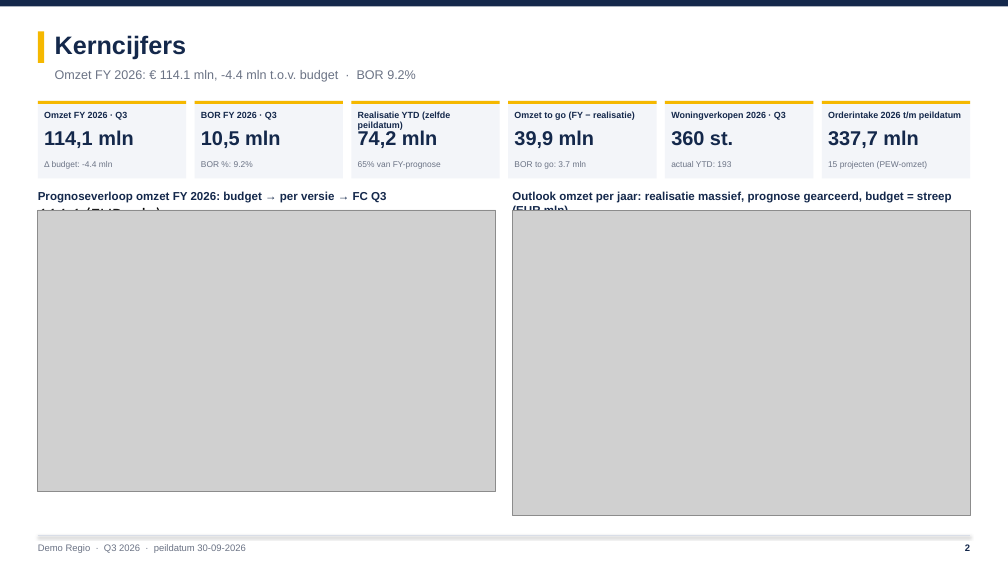
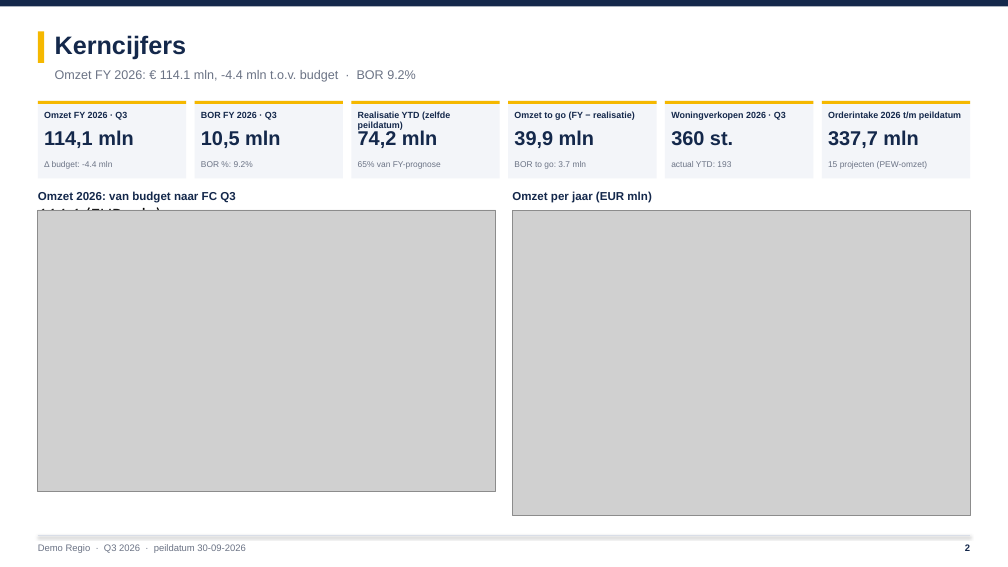
Before and after one commit to LuukLoohuis/Forecast-Builder, a slide deck: slide 2 of docs/Voorbeeld_PowerPoint.pptx. Drawn at 1008x567 pixels with LibreOffice and Linux fonts; fonts in the diff are those of the drawing; grey boxes stand for pictures. Boxes give left, top, right and bottom in pixels: in the first picture for what was removed or moved away, otherwise in the second. Text is boxed around its words. In the diff, an @@ line names an element or a change of style, - is before the commit and + after.

```diff
--- a/docs/Voorbeeld_PowerPoint.pptx
+++ b/docs/Voorbeeld_PowerPoint.pptx
@@ text at [38, 191, 235, 211]: text changed @@
-Prognoseverloop omzet FY 2026: budget → per versie → FC Q3
-114.1 (EUR mln)
+Omzet 2026: van budget naar FC Q3
+114.1 (EUR mln)
@@ text at [512, 191, 651, 203]: text changed @@
-Outlook omzet per jaar: realisatie massief, prognose gearceerd, budget = streep (EUR mln)
+Omzet per jaar (EUR mln)
```
Also in this commit, not shown: 6 other slides changed, 3 slides added, 5 other files.
